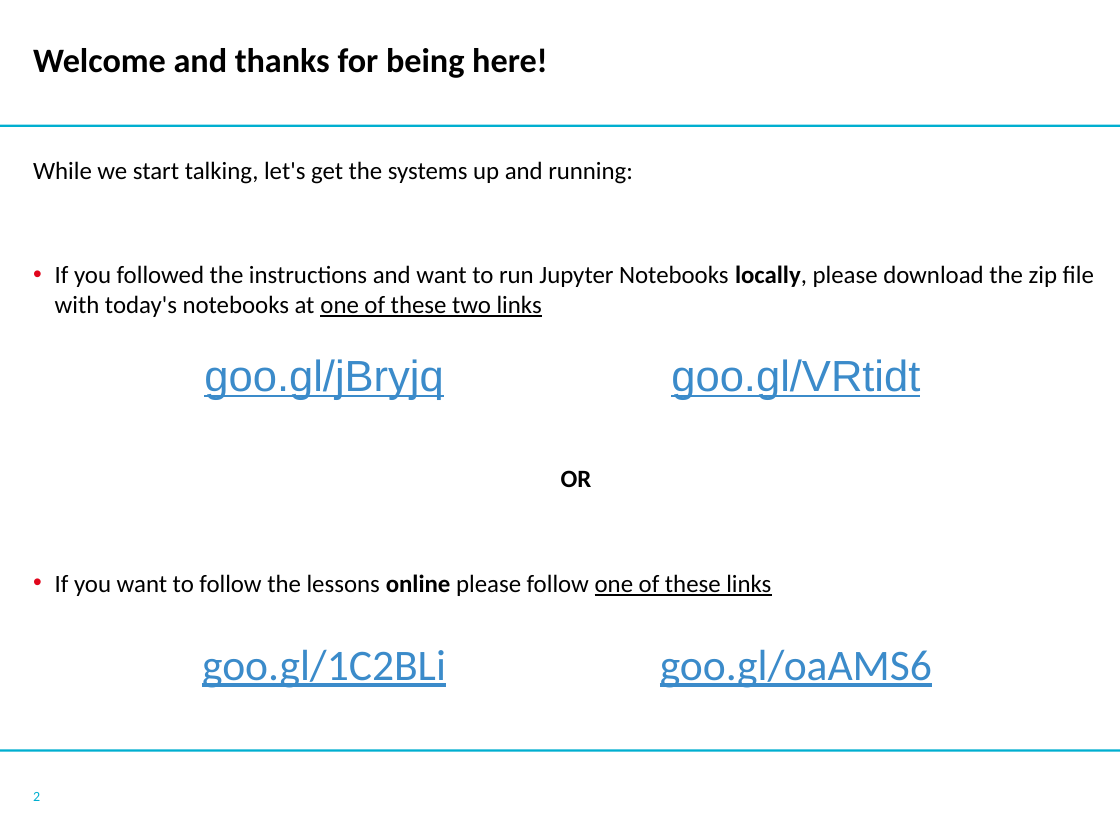
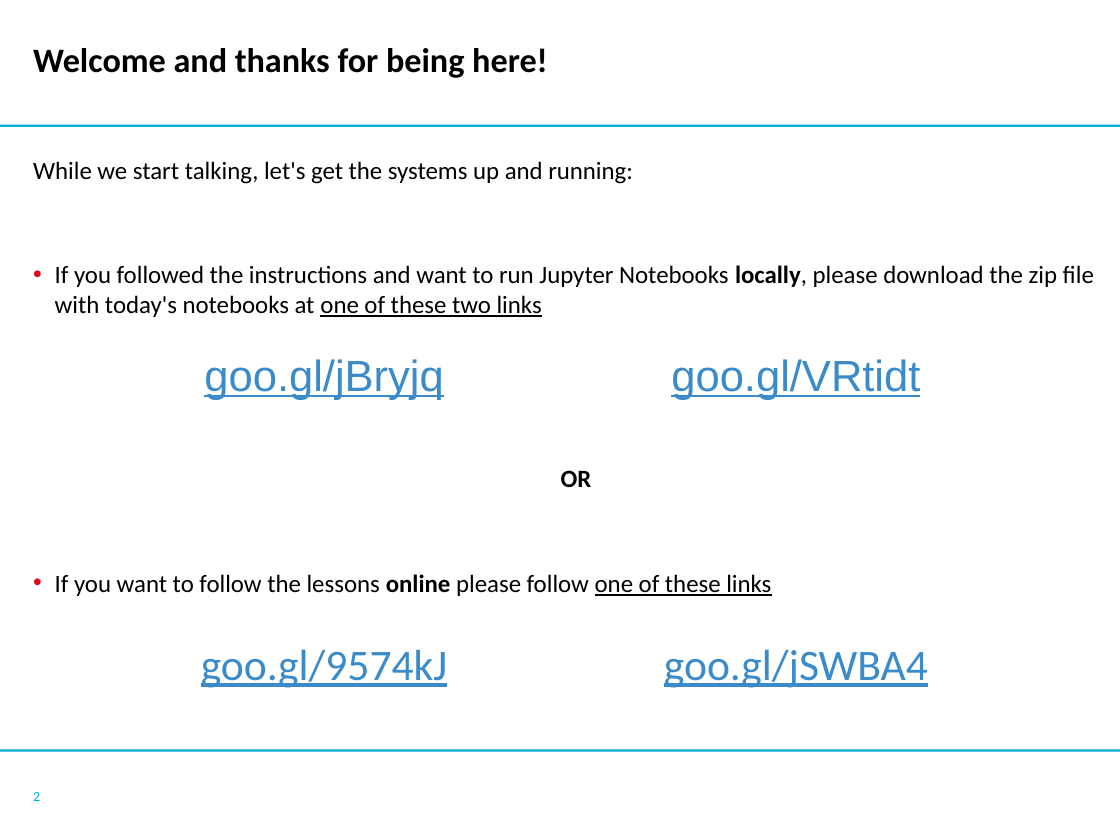
Before and after one commit to mmmlc/mlTeachings, a slide deck: slide 2 of Machine Learning Models - 3.pptx. Drawn at 1120x840 pixels with LibreOffice and Linux fonts; fonts in the diff are those of the drawing; background and template pictures are left out. Boxes give left, top, right and bottom in pixels: in the first picture for what was removed or moved away, otherwise in the second. Text is boxed around its words. In the diff, an @@ line names an element or a change of style, - is before the commit and + after.

```diff
--- a/Machine Learning Models - 3.pptx
+++ b/Machine Learning Models - 3.pptx
@@ table at [88,634,1032,698] @@
-row 1, column 1: goo.gl/1C2BLi
+row 1, column 1: goo.gl/9574kJ
-row 1, column 2: goo.gl/oaAMS6
+row 1, column 2: goo.gl/jSWBA4
```
Also in this commit, not shown: 4 other slides changed, 6 other files.
